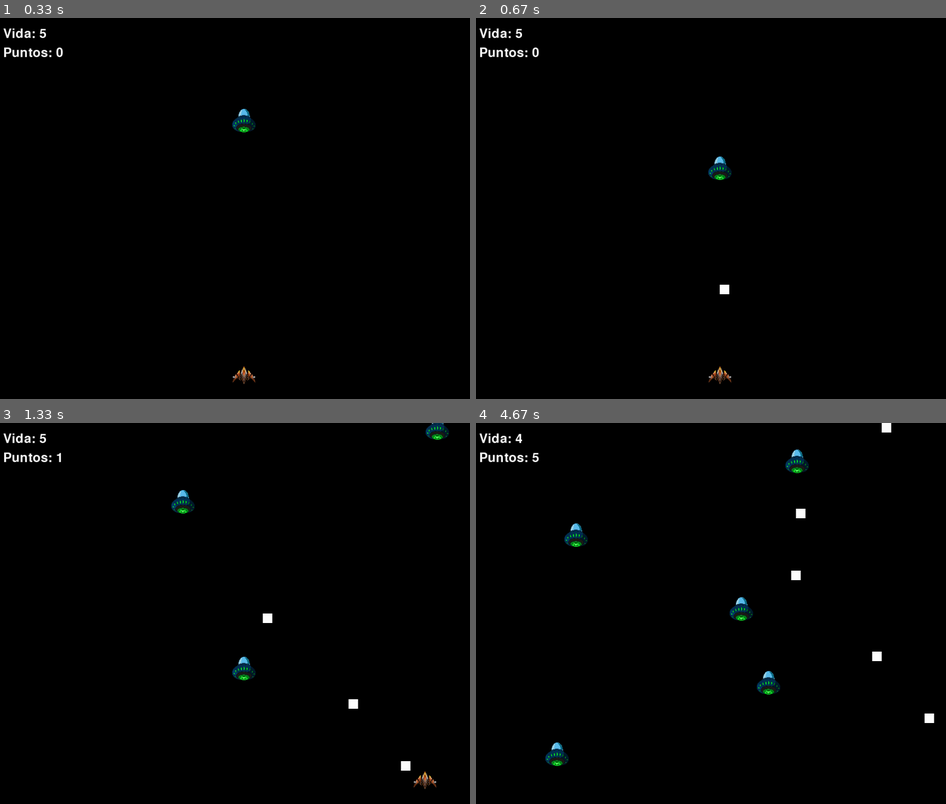
Above: before the commit, frames 1-4 (two rows, left to right).
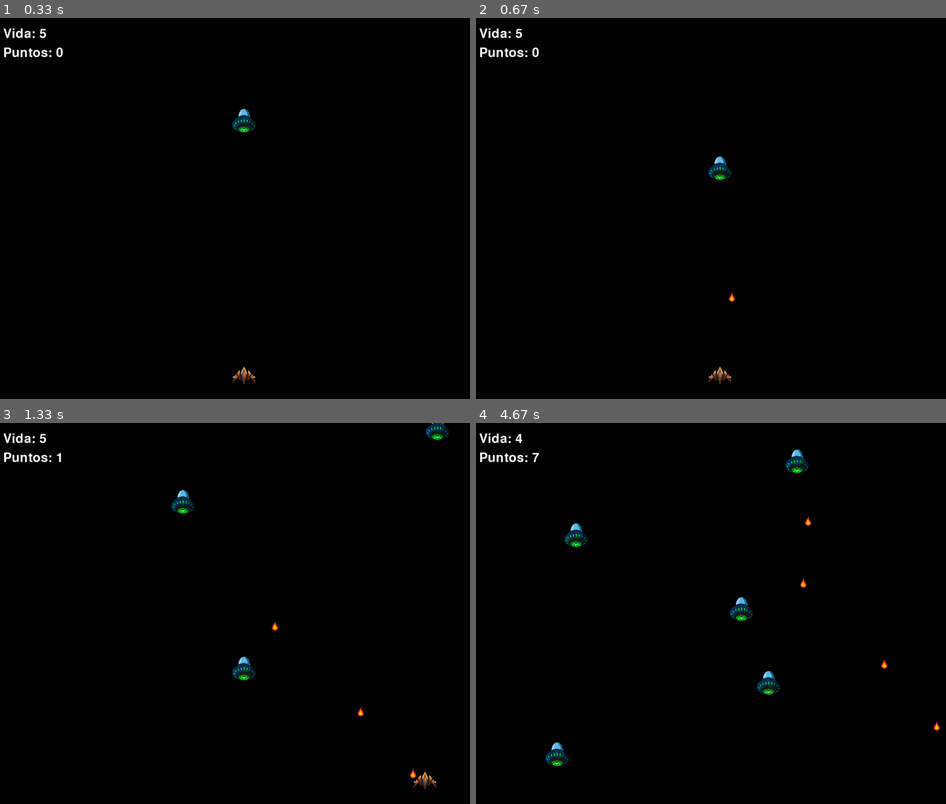
Above: after the commit, the same moments.

Repository: jocsanmj/Pygame
Game: pygame game, started from Game/pygame1.py
The game is run twice, just before and just after one commit, with the same random seed, the same clock (stepped at 60 frames per second) and the same inputs.
Inputs:
- Up to frame 1 (0.33 s): no input
- Up to frame 2 (0.67 s): tap Space at 0.33 s
- Up to frame 3 (1.33 s): hold D 0.67-1.13 s; tap Space at 0.73, 1.03, 1.23 s; hold D from 1.17 s (still down)
- Up to frame 4 (4.67 s): tap Space at 1.53, 1.73, 2.03, 2.3, 2.6, 2.73, 3.03, 3.4, 3.7, 3.9, 4.2, 4.4 s; release D at 1.63 s; hold A 1.67-2.2 s; hold A 2.23-2.63 s; hold D 2.67-3.3 s; hold A 3.33-3.8 s; hold D 3.83-4.3 s; hold D from 4.33 s (still down)

Frame 1 is identical in both runs. In frame 2, less than 0.1% of the frame differs, in the area x 51-56%, y 70-75%; in frame 3, 0.2%; in frame 4, 0.4%, in the area x 11-99%, y 0-81%.

Commit message:
ci: incorporation of image to the bullets and documentation of the code

Diff:
--- a/Game/bala.py
+++ b/Game/bala.py
@@ -6,10 +6,13 @@
         # Inicializa las propiedades de la bala.
         self.x = x  # Posición en el eje X.
         self.y = y  # Posición en el eje Y.
-        self.ancho = 20  # Ancho de la bala.
-        self.alto = 20  # Alto de la bala.
+        self.ancho = 50  # Ancho de la bala.
+        self.alto = 50  # Alto de la bala.
         self.velocidad = 10  # Velocidad de la bala.
         self.color = "white"  # Color de la bala.
+        # Carga la imagen de las balas desde el archivo especificado y la escala al tamaño definido (ancho y alto).
+        self.imagen = pygame.image.load("Game/img/balas.png")
+        self.imagen = pygame.transform.scale(self.imagen, (self.ancho, self.alto))
 
         # Crea un rectángulo para representar la bala en pantalla.
         self.rect = pygame.Rect(self.x, self.y, self.ancho, self.alto)
@@ -20,7 +23,10 @@
         self.rect = pygame.Rect(self.x, self.y, self.ancho, self.alto)
 
         # Dibuja un rectángulo en la ventana con las propiedades de la bala.
-        pygame.draw.rect(ventana, self.color, self.rect)
+        #pygame.draw.rect(ventana, self.color, self.rect)
+
+        # Dibuja la imagen de las balas en la ventana en las coordenadas actuales (x, y).
+        ventana.blit(self.imagen, (self.x, self.y))
 
     # Método para mover la bala hacia arriba.
     def movimiento(self):
--- a/Game/enemigo.py
+++ b/Game/enemigo.py
@@ -11,6 +11,7 @@
         self.velocidad = 5  # Velocidad del enemigo.
         self.color = "purple"  # Color del enemigo.
         self.vida = 3 # vida del enemigos
+        # Carga la imagen del enemigo desde el archivo especificado y la escala al tamaño definido (ancho y alto).
         self.imagen = pygame.image.load("Game/img/enemigoPygame.png")
         self.imagen = pygame.transform.scale(self.imagen, (self.ancho, self.alto))
 
@@ -25,6 +26,7 @@
         # Dibuja un rectángulo en la ventana con las propiedades del enemigo.
         #pygame.draw.rect(ventana, self.color, self.rect)
 
+        # Dibuja la imagen del enemigo en la ventana en las coordenadas actuales (x, y).
         ventana.blit(self.imagen, (self.x, self.y))
 
 
--- a/Game/personaje.py
+++ b/Game/personaje.py
@@ -10,6 +10,7 @@
         self.alto = 50  # Alto del cubo.
         self.velocidad = 10  # Velocidad del cubo.
         self.color = "red"  # Color del cubo.
+        # Carga la imagen del personaje desde el archivo especificado y la escala al tamaño definido (ancho y alto).
         self.imagen = pygame.image.load("Game/img/navePygame.png")
         self.imagen = pygame.transform.scale(self.imagen, (self.ancho, self.alto))
 
@@ -24,4 +25,5 @@
         # Dibuja un rectángulo en la ventana con las propiedades del cubo.
         #pygame.draw.rect(ventana, self.color, self.rect)
 
+        # Dibuja la imagen del personaje en la ventana en las coordenadas actuales (x, y).
         ventana.blit(self.imagen, (self.x, self.y))
--- a/puntuaciones.txt
+++ b/puntuaciones.txt
@@ -10,3 +10,8 @@
 & C:/Users/Hp/AppData/Local/Programs/Python/Python312/python.exe c:/Users/Hp/Documents/Python/Pygame/Game/pygame1.py - 0
 & C:/Users/Hp/AppData/Local/Programs/Python/Python312/python.exe c:/Users/Hp/Documents/Python/Pygame/Game/pygame1.py - 8
 & C:/Users/Hp/AppData/Local/Programs/Python/Python312/python.exe c:/Users/Hp/Documents/Python/Pygame/Game/pygame1.py - 4
+& C:/Users/Hp/AppData/Local/Programs/Python/Python312/python.exe c:/Users/Hp/Documents/Python/Pygame/Game/pygame1.py - 58
+& C:/Users/Hp/AppData/Local/Programs/Python/Python312/python.exe c:/Users/Hp/Documents/Python/Pygame/Game/pygame1.py - 78
+& C:/Users/Hp/AppData/Local/Programs/Python/Python312/python.exe c:/Users/Hp/Documents/Python/Pygame/Game/pygame1.py - 14
+& C:/Users/Hp/AppData/Local/Programs/Python/Python312/python.exe c:/Users/Hp/Documents/Python/Pygame/Game/pygame1.py - 7
+prueba - 70
Binary file added: Game/img/balas.png
